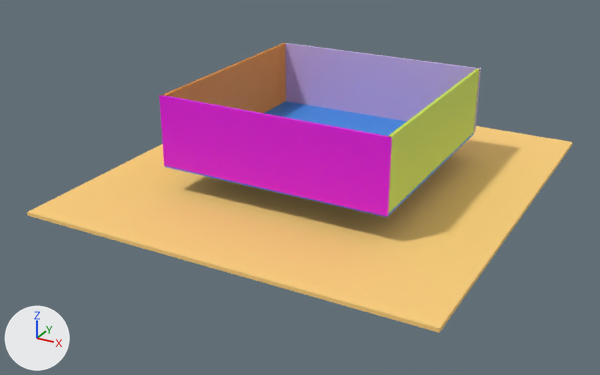
The OBJ model scenes/sampleScene/SampleScene.obj, before and after one commit.
Rendered twice from a 50 mm lens placed at (21.5, -42.5, 20.1), pointed at (-0.8, -2.0, -0.2). The axes (+X, +Y, +Z) are drawn at lower left. The lights are the same throughout. Where no turn or scale is listed for an object, it has been applied to the vertices.

In view in the first picture: 'Floor_Cube', 'Ground_Cube.001', 'WallFour_Cube.005', 'WallOne_Cube.002', 'WallThree_Cube.004', 'WallTwo_Cube.003'.
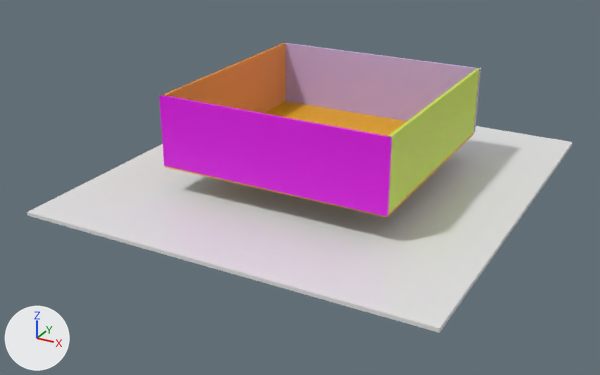
Location of each change, (x1, y1, x2, y2) in pixels of the pictures (600 x 375 px):
'Ground_Cube.001', recoloured: (27, 126, 573, 333) in both
'Floor_Cube', recoloured (blue to orange): (165, 101, 474, 217) in both

The change, as a diff of the scene's bpy script:
```diff
--- a/scenes/sampleScene/SampleScene.obj.py
+++ b/scenes/sampleScene/SampleScene.obj.py
@@ mat_floor @@
 mat_floor = principled_material('floor')
-mat_floor.base_color = (0.0517, 0.271, 0.797)  # blue #408ee7
+mat_floor.base_color = (0.798, 0.39, 0.000381)  # yellow #e7a801
 mat_floor.roughness = 0.526
@@ mat_none @@
+mat_none = principled_material('None')
+mat_none.base_color = (0.8, 0.8, 0.8)  # white #e7e7e7
+mat_none.roughness = 0.293
@@ me_ground_cube_001 @@
 me_ground_cube_001.from_pydata(...)  # 8 vertices, 6 faces; spans x -12.2..12.1, y -13.0..13.1, z -0.1..0.2
-me_ground_cube_001.materials.append(mat_ground)  # orange #ffd27d
+me_ground_cube_001.materials.append(mat_none)  # white #e7e7e7
```
